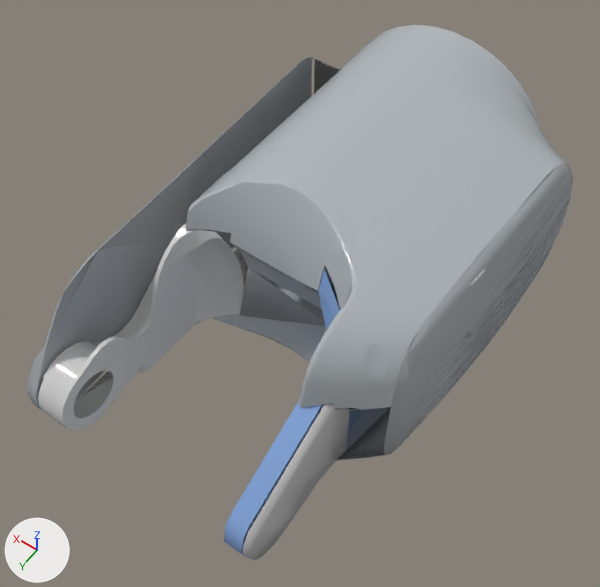
The OBJ model alexander-models/alexander_V1_description/meshes/cycloidal_arm/LeftWristYawLink.obj, before and after one commit.
Camera for both pictures: a 50 mm lens placed at (-0.1043, 0.326, 0.2211), pointed at (-0.0021, 0.183, -0.0036). Lighting does not change. The marker at lower left points along +X, +Y and +Z. Where no turn or scale is listed for an object, it has been applied to the vertices.

The first picture shows 'N17_24_P02_01_L_Forearm_Outside_structure', 'N17_24_P02_05_L_Forearm_Inside_structure_lid', 'N17_24_P02_06_L_Forearm_Inside_structure', 'N17_24_P02_07_L_Forearm_Outside_structure_lid', 'N17_24_P02_08_Forearm_Heatsink', 'N17_24_P02_10_L_Forearm_cover_Inside', 'N17_24_P02_11_L_Forearm_cover_Outside'.
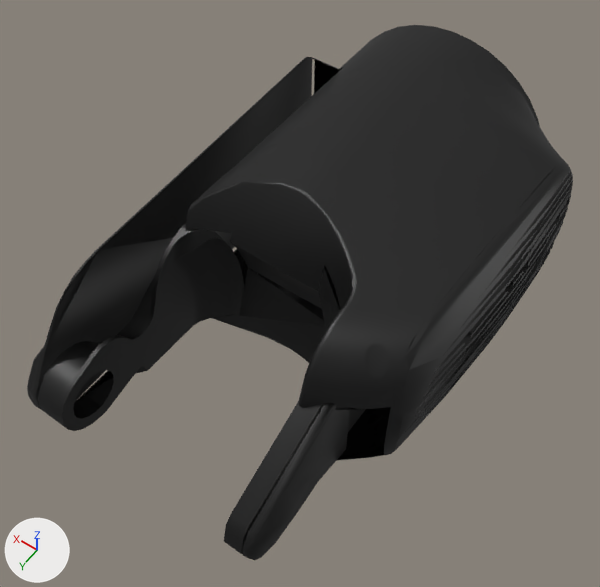
Changed parts and their boxes [x1, y1, x2, y2] in the pictures (600 x 587 px):
'N17_24_P02_11_L_Forearm_cover_Outside', recoloured (grey to black): [186, 25, 570, 410] in both
'N17_24_P02_05_L_Forearm_Inside_structure_lid', recoloured (grey to black): [27, 57, 312, 409] in both
'N17_24_P02_08_Forearm_Heatsink', recoloured (grey to black): [384, 163, 573, 455] in both
'N17_24_P02_06_L_Forearm_Inside_structure', recoloured (grey to black): [38, 58, 340, 431] in both
'N17_24_P02_10_L_Forearm_cover_Inside', recoloured (grey to black): [212, 182, 542, 461] in both
'N17_24_P02_07_L_Forearm_Outside_structure_lid', recoloured (grey to black): [243, 403, 350, 560] in both
'N17_24_P02_01_L_Forearm_Outside_structure', recoloured (blue to black): [224, 269, 366, 554] in both

What changed in the scene script:
```text
Add mat_procedural_car_paint:
    mat_procedural_car_paint = principled_material('Procedural_Car_paint')
    mat_procedural_car_paint.base_color = (0.05, 0.05, 0.05)  # black #3f3f3f
    mat_procedural_car_paint.metallic = 1.0
Change me_n17_24_p02_01_l_forearm_outside_structure:
    where me_n17_24_p02_01_l_forearm_outside_structure.from_pydata(...)  # 56 vertices, 108 faces; spans x -0.0389..-0.0178, y 0.1852..0.2637, z -0.0328..0.0302
    remove me_n17_24_p02_01_l_forearm_outside_structure.materials.append(mat_material__38)  # blue #84a6db
    add me_n17_24_p02_01_l_forearm_outside_structure.materials.append(mat_procedural_car_paint)  # black #3f3f3f
Change me_n17_24_p02_05_l_forearm_inside_structure_lid:
    where me_n17_24_p02_05_l_forearm_inside_structure_lid.from_pydata(...)  # 138 vertices, 271 faces; spans x 0.044..0.05, y 0.109..0.264, z -0.03..0.031
    remove me_n17_24_p02_05_l_forearm_inside_structure_lid.materials.append(mat_material__39)  # grey #9fa5aa
    add me_n17_24_p02_05_l_forearm_inside_structure_lid.materials.append(mat_procedural_car_paint)  # black #3f3f3f
Change me_n17_24_p02_06_l_forearm_inside_structure:
    where me_n17_24_p02_06_l_forearm_inside_structure.from_pydata(...)  # 304 vertices, 478 faces; spans x 0.018..0.044, y 0.109..0.264, z -0.031..0.031
    remove me_n17_24_p02_06_l_forearm_inside_structure.materials.append(mat_material__40)  # light grey #d2d2d2
    add me_n17_24_p02_06_l_forearm_inside_structure.materials.append(mat_procedural_car_paint)  # black #3f3f3f
Change me_n17_24_p02_07_l_forearm_outside_structure_lid:
    where me_n17_24_p02_07_l_forearm_outside_structure_lid.from_pydata(...)  # 31 vertices, 58 faces; spans x -0.0425..-0.0395, y 0.2121..0.2637, z -0.0266..0.0197
    remove me_n17_24_p02_07_l_forearm_outside_structure_lid.materials.append(mat_material__41)  # grey #bbbbbb
    add me_n17_24_p02_07_l_forearm_outside_structure_lid.materials.append(mat_procedural_car_paint)  # black #3f3f3f
Change me_n17_24_p02_08_forearm_heatsink:
    where me_n17_24_p02_08_forearm_heatsink.from_pydata(...)  # 387 vertices, 768 faces; spans x -0.0638..-0.0527, y 0.0998..0.2133, z -0.0352..0.0353
    remove me_n17_24_p02_08_forearm_heatsink.materials.append(mat_material__39)  # grey #9fa5aa
    add me_n17_24_p02_08_forearm_heatsink.materials.append(mat_procedural_car_paint)  # black #3f3f3f
Change me_n17_24_p02_10_l_forearm_cover_inside:
    where me_n17_24_p02_10_l_forearm_cover_inside.from_pydata(...)  # 548 vertices, 1092 faces; spans x -0.0595..0.0435, y 0.084..0.2197, z -0.0435..0.0129
    remove me_n17_24_p02_10_l_forearm_cover_inside.materials.append(mat_material__42)  # grey #b1b7bc
    add me_n17_24_p02_10_l_forearm_cover_inside.materials.append(mat_procedural_car_paint)  # black #3f3f3f
Change me_n17_24_p02_11_l_forearm_cover_outside:
    where me_n17_24_p02_11_l_forearm_cover_outside.from_pydata(...)  # 740 vertices, 1459 faces; spans x -0.0595..0.0415, y 0.084..0.2274, z 0.0..0.0435
    remove me_n17_24_p02_11_l_forearm_cover_outside.materials.append(mat_material__42)  # grey #b1b7bc
    add me_n17_24_p02_11_l_forearm_cover_outside.materials.append(mat_procedural_car_paint)  # black #3f3f3f
```
